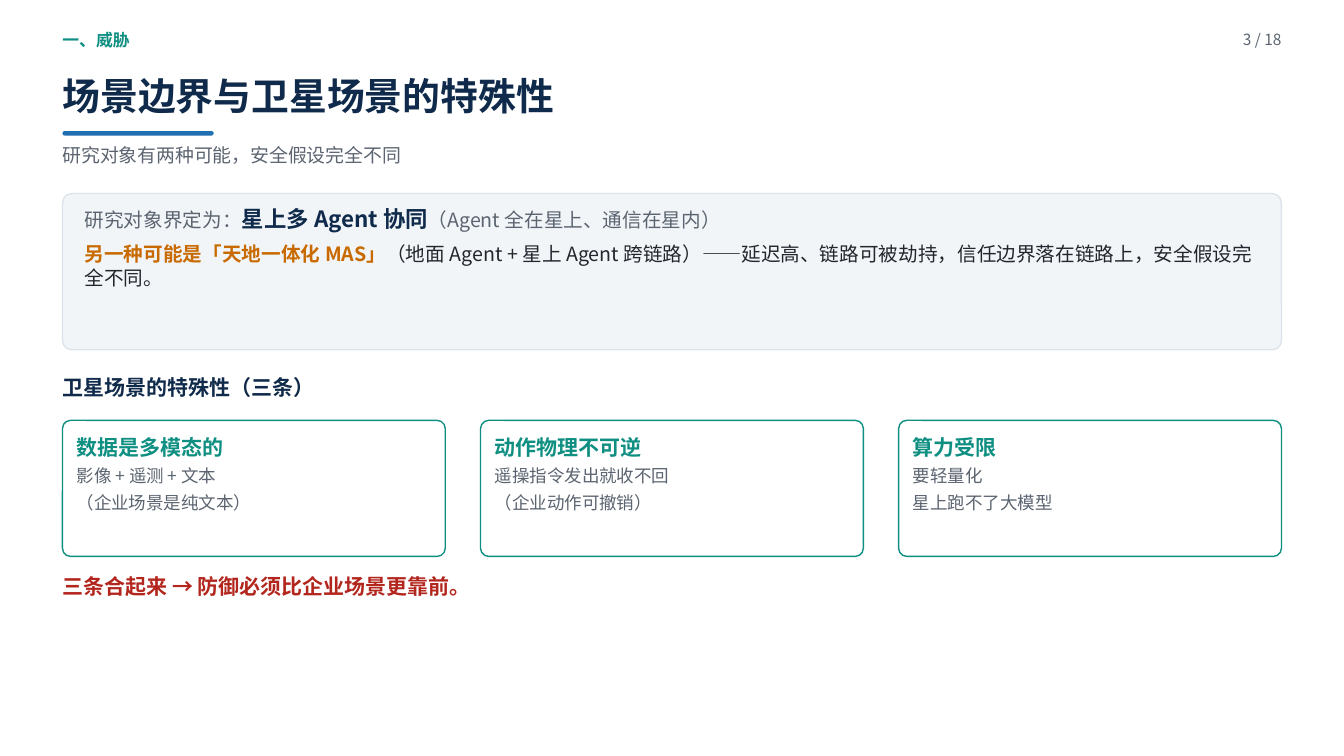
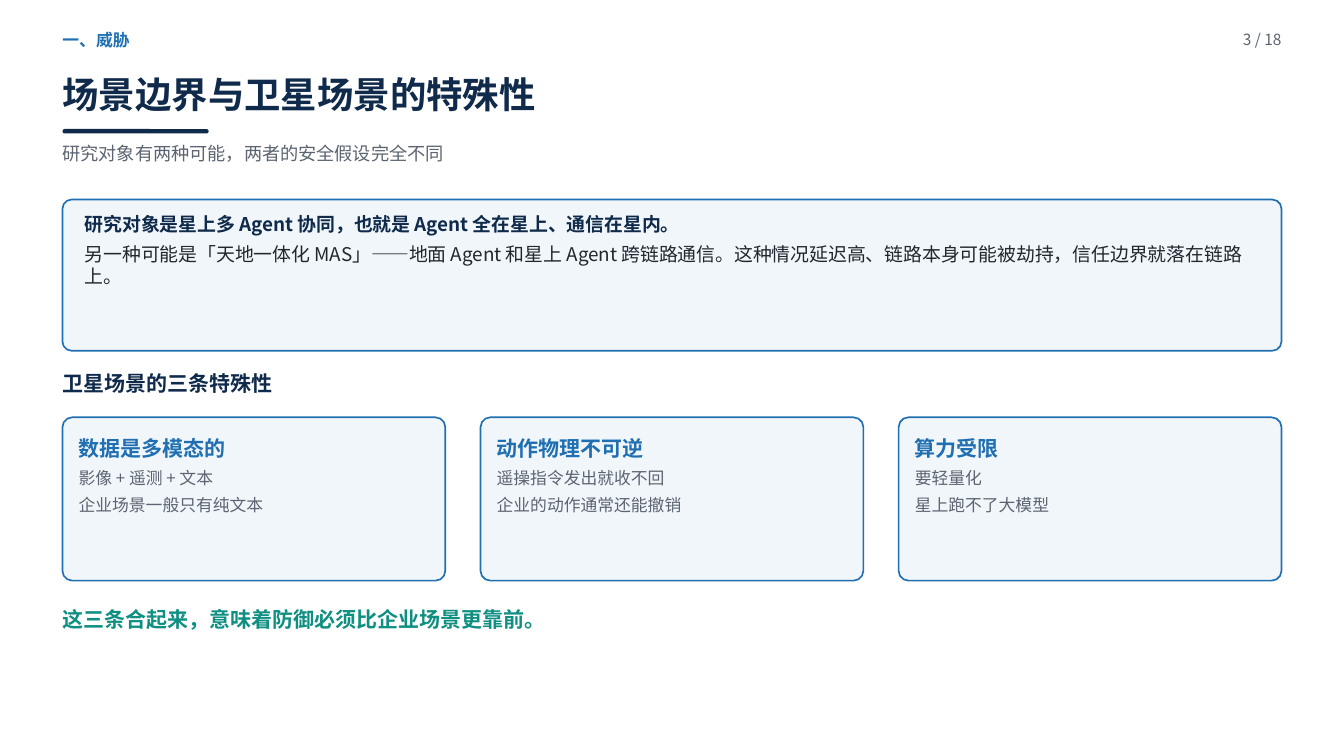
Before and after one commit to yiiiiiii1/multi-agent-remote-sensing, a slide deck: slide 3 of 阶段2-卫星多智能体防御/presentations/新方向调研汇报.pptx. Drawn at 1344x756 pixels with LibreOffice and Linux fonts; fonts in the diff are those of the drawing. Boxes give left, top, right and bottom in pixels: in the first picture for what was removed or moved away, otherwise in the second. Text is boxed around its words. In the diff, an @@ line names an element or a change of style, - is before the commit and + after.

```diff
--- a/阶段2-卫星多智能体防御/presentations/新方向调研汇报.pptx
+++ b/阶段2-卫星多智能体防御/presentations/新方向调研汇报.pptx
@@ text "一、威胁" at bbox=[62, 31, 129, 48]: text colour #0E8F82 to #1F6FB2 @@
@@ text "场景边界与卫星场景的特殊性" at bbox=[62, 77, 535, 112]: size 27 to 26 pt @@
@@ text at bbox=[62, 144, 443, 162]: text changed; size 13.5 to 13 pt @@
-研究对象有两种可能，安全假设完全不同
+研究对象有两种可能，两者的安全假设完全不同
@@ rounded rectangle: place and size @@
-rounded rectangle at bbox=[63, 131, 214, 135]
+rounded rectangle at bbox=[63, 129, 209, 133]
@@ rounded rectangle at bbox=[63, 129, 209, 133]: fill #1F6FB2 to #0F2A4A @@
@@ rounded rectangle: place and size @@
-rounded rectangle at bbox=[63, 194, 1281, 350]
+rounded rectangle at bbox=[63, 200, 1281, 351]
@@ rounded rectangle at bbox=[63, 200, 1281, 351]: fill #F2F5F8 to #F1F6FB; outline #DDE3EA 1 pt to #1F6FB2 1.2 pt @@
@@ text at bbox=[85, 215, 1243, 284]: text changed; size 14 to 13.5 pt @@
-研究对象界定为：星上多 Agent 协同（Agent 全在星上、通信在星内）
-另一种可能是「天地一体化 MAS」（地面 Agent + 星上 Agent 跨链路）——延迟高、链路可被劫持，信任边界落在链路上，安全假设完全不同。
+研究对象是星上多 Agent 协同，也就是 Agent 全在星上、通信在星内。
+另一种可能是「天地一体化 MAS」——地面 Agent 和星上 Agent 跨链路通信。这种情况延迟高、链路本身可能被劫持，信任边界就落在链路上。
@@ text at bbox=[62, 373, 272, 393]: text changed @@
-卫星场景的特殊性（三条）
+卫星场景的三条特殊性
@@ rounded rectangle: place and size @@
-rounded rectangle at bbox=[63, 420, 446, 557]
+rounded rectangle at bbox=[63, 417, 446, 581]
@@ rounded rectangle: place and size @@
-rounded rectangle at bbox=[481, 420, 864, 557]
+rounded rectangle at bbox=[481, 417, 864, 581]
@@ fill #FFFFFF to #F1F6FB; outline #0E8F82 1 pt to #1F6FB2 1.2 pt in 3 elements at bbox=[63, 417, 446, 581], bbox=[481, 417, 864, 581], bbox=[899, 417, 1282, 581] @@
@@ rounded rectangle: place and size @@
-rounded rectangle at bbox=[899, 420, 1282, 557]
+rounded rectangle at bbox=[899, 417, 1282, 581]
@@ text at bbox=[79, 438, 226, 486]: text colour #0E8F82 to #1F6FB2 in "数据是多模态的"; size 12.5 to 12 pt in "影像 + 遥测 + 文本"; more space between paragraphs @@
@@ text at bbox=[497, 438, 665, 486]: text colour #0E8F82 to #1F6FB2 in "动作物理不可逆"; size 12.5 to 12 pt in "遥操指令发出就收不回"; more space between paragraphs @@
@@ text "算力受限" at bbox=[915, 438, 1049, 513]: text colour #0E8F82 to #1F6FB2 in "算力受限"; size 12.5 to 12 pt in "要轻量化", "星上跑不了大模型"; more space between paragraphs @@
@@ text at bbox=[79, 497, 264, 513]: text changed; size 12.5 to 12 pt @@
-（企业场景是纯文本）
+企业场景一般只有纯文本
@@ text at bbox=[497, 497, 682, 513]: text changed; size 12.5 to 12 pt @@
-（企业动作可撤销）
+企业的动作通常还能撤销
@@ text at bbox=[62, 609, 545, 630]: text changed; text colour #B3261E to #0E8F82 @@
-三条合起来 → 防御必须比企业场景更靠前。
+这三条合起来，意味着防御必须比企业场景更靠前。
```
Also in this commit, not shown: 17 other slides changed, 1 other file.
